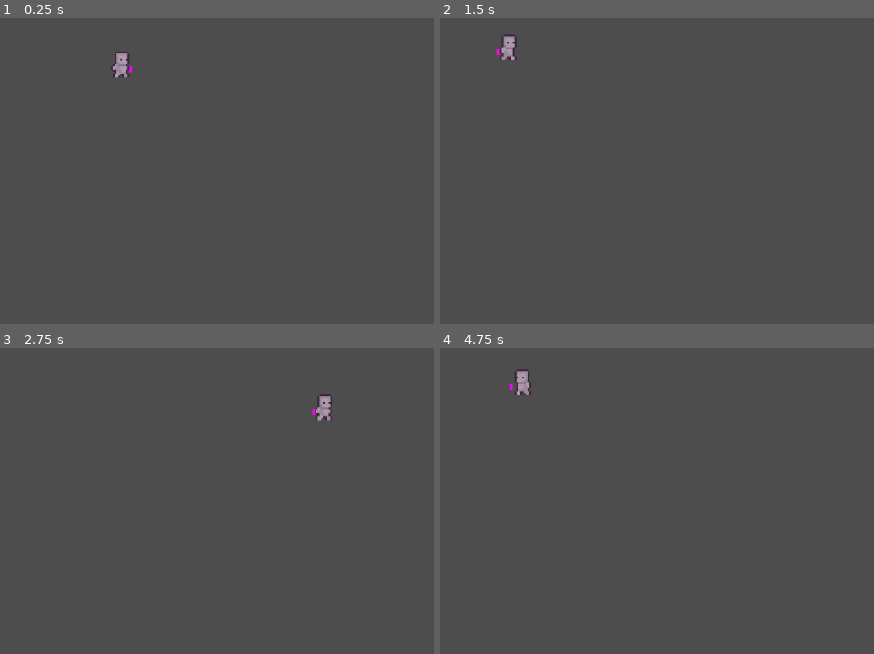
Above: before the commit, frames 1-4 (two rows, left to right).
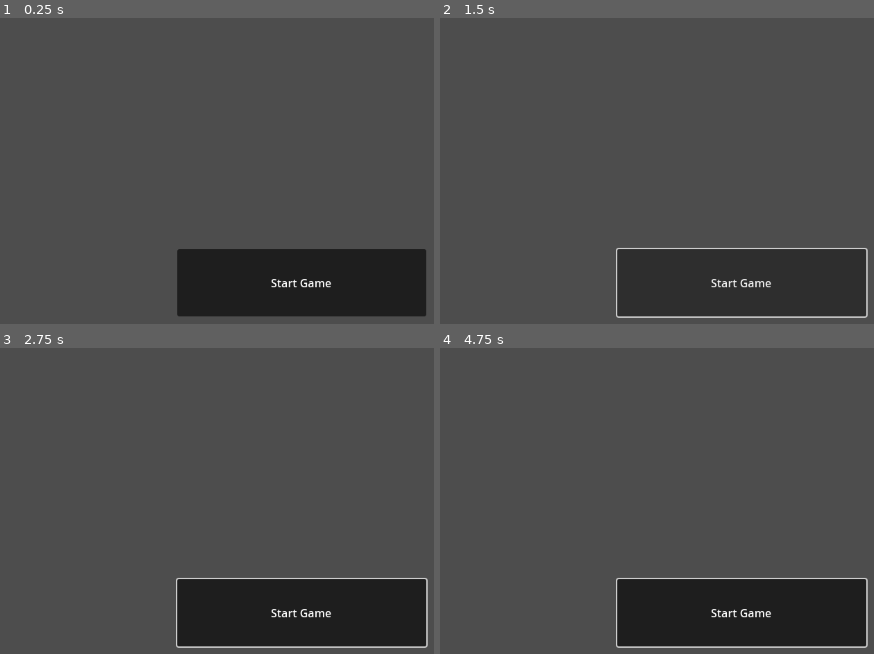
Above: after the commit, the same moments.

Repository: jus2tomate83/Godot2DGame
Game: Godot game, scene res://UI/Start/Start.tscn
Same seed, same stepped clock (60 frames per second), same inputs: the game is played once before the commit and once after it. Before the commit the project starts from res://Mob/Pnj/PnjPathFollow/Pnj_PathFollow.tscn.
Inputs (mouse positions are in pixels of both pictures, inside the frame that each line leads up to):
- Up to frame 1 (0.25 s): no input
- Up to frame 2 (1.5 s): click (743, 284) at 0.5 s, where only the run after the commit has a clickable "Start Game"; click (743, 284) at 1.25 s, where only the run after the commit has a clickable "Start Game"
- Up to frame 3 (2.75 s): hold D (droite) from 2.03 s (still down); tap Space (jump) at 2.27 s
- Up to frame 4 (4.75 s): tap Space (jump) at 3.02, 4.52 s; release D (droite) at 3.53 s; hold Q (gauche) 3.53-4.28 s; hold D (droite) from 4.28 s (still down)

The runs differ from the first frame. In frame 1, 13% of the frame differs, in the area x 25-99%, y 11-98%; in frame 2, 13%; in frame 3, 13%, in the area x 40-99%, y 15-99%; in frame 4, 13%.
Error before the commit: Invalid call. Nonexistent 'Vector2' constructor. (res://Mob/Pnj/PnjPathFollow/CharacterFollower2D.gd:21)

Commit message:
start menue v0.1

Diff:
--- /dev/null
+++ b/UI/Start/Button.gd
@@ -0,0 +1,15 @@
+extends Button
+var start = preload("res://UI/Start/Start.tscn")
+# Called when the node enters the scene tree for the first time.
+func _ready():
+	pass
+
+# Called every frame. 'delta' is the elapsed time since the previous frame.
+func _process(delta):
+	pass
+
+
+func _on_pressed():
+	var instance = start.instantiate()
+	add_child(instance)
+	print("Start ...")
--- /dev/null
+++ b/UI/Start/Start.tscn
@@ -0,0 +1,26 @@
+[gd_scene load_steps=2 format=3 uid="uid://coksnyp135xi3"]
+
+[ext_resource type="Script" path="res://UI/Start/Button.gd" id="1_ov5oc"]
+
+[node name="Start" type="Control"]
+layout_mode = 3
+anchors_preset = 15
+anchor_right = 1.0
+anchor_bottom = 1.0
+grow_horizontal = 2
+grow_vertical = 2
+
+[node name="Button" type="Button" parent="."]
+texture_filter = 1
+layout_mode = 0
+offset_left = 407.0
+offset_top = 439.0
+offset_right = 766.0
+offset_bottom = 536.0
+toggle_mode = true
+button_pressed = true
+text = "Start Game"
+clip_text = true
+script = ExtResource("1_ov5oc")
+
+[connection signal="pressed" from="Button" to="Button" method="_on_pressed"]
--- a/project.godot
+++ b/project.godot
@@ -11,7 +11,7 @@
 [application]
 
 config/name="GodotEditor2D3Dgame"
-run/main_scene="res://Mob/Pnj/PnjPathFollow/Pnj_PathFollow.tscn"
+run/main_scene="res://UI/Start/Start.tscn"
 config/features=PackedStringArray("4.2", "Forward Plus")
 config/icon="res://icon.svg"
 
